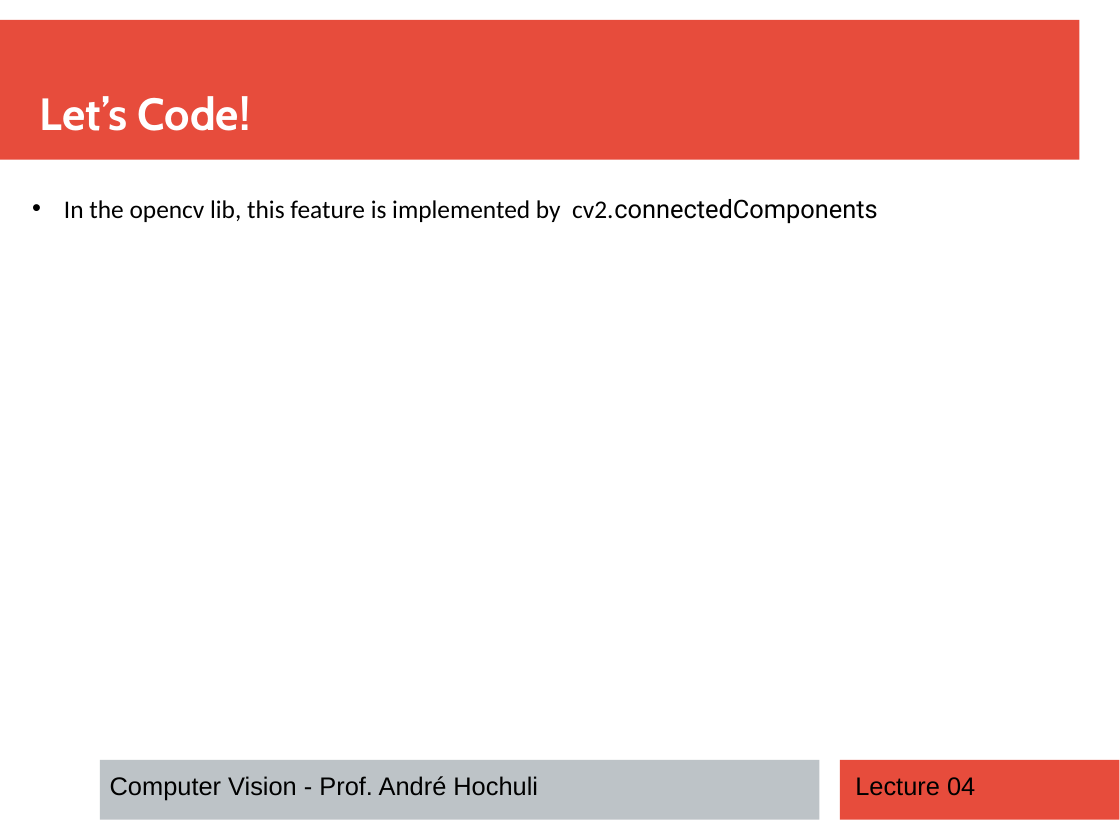
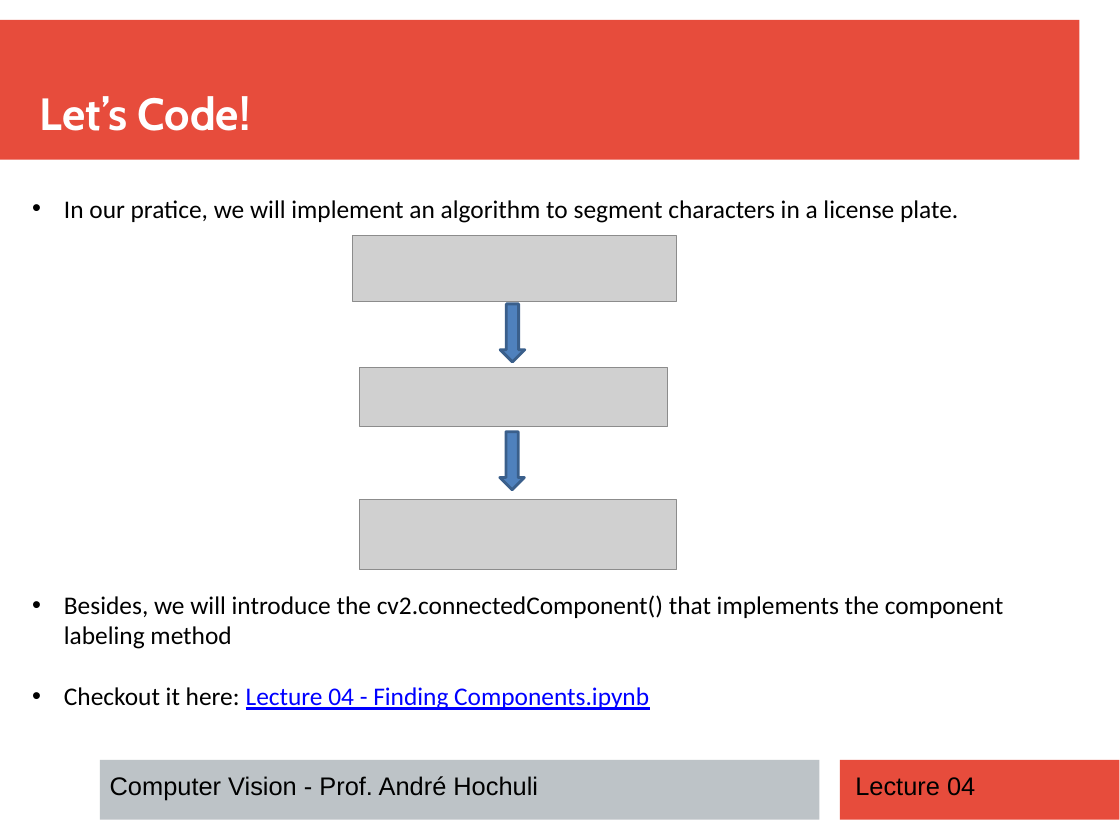
Before and after one commit to andrehochuli/teaching, a slide deck: slide 18 of ComputerVision/Lecture 04 - Finding Components/Lecture 04 - Component Segmentation.pptx. Drawn at 1120x840 pixels with LibreOffice and Linux fonts; fonts in the diff are those of the drawing; grey boxes stand for pictures. Boxes give left, top, right and bottom in pixels: in the first picture for what was removed or moved away, otherwise in the second. Text is boxed around its words. In the diff, an @@ line names an element or a change of style, - is before the commit and + after.

```diff
--- a/ComputerVision/Lecture 04 - Finding Components/Lecture 04 - Component Segmentation.pptx
+++ b/ComputerVision/Lecture 04 - Finding Components/Lecture 04 - Component Segmentation.pptx
@@ text at (64,200,1003,710): text changed @@
-• In the opencv lib, this feature is implemented by cv2.connectedComponents
+• In our pratice, we will implement an algorithm to segment characters in a license plate.
+• Besides, we will introduce the cv2.connectedComponent() that implements the component labeling method
+• Checkout it here: Lecture 04 - Finding Components.ipynb
@@ picture added at (353,236,677,302) @@
@@ down arrow added at (500,304,524,362), fill #4F81BD, outline #3A5F8C 2 pt @@
@@ picture added at (360,367,668,426) @@
@@ down arrow added at (500,432,524,490), fill #4F81BD, outline #3A5F8C 2 pt @@
@@ picture added at (360,499,677,569) @@
```
Also in this commit, not shown: 15 other slides changed.
